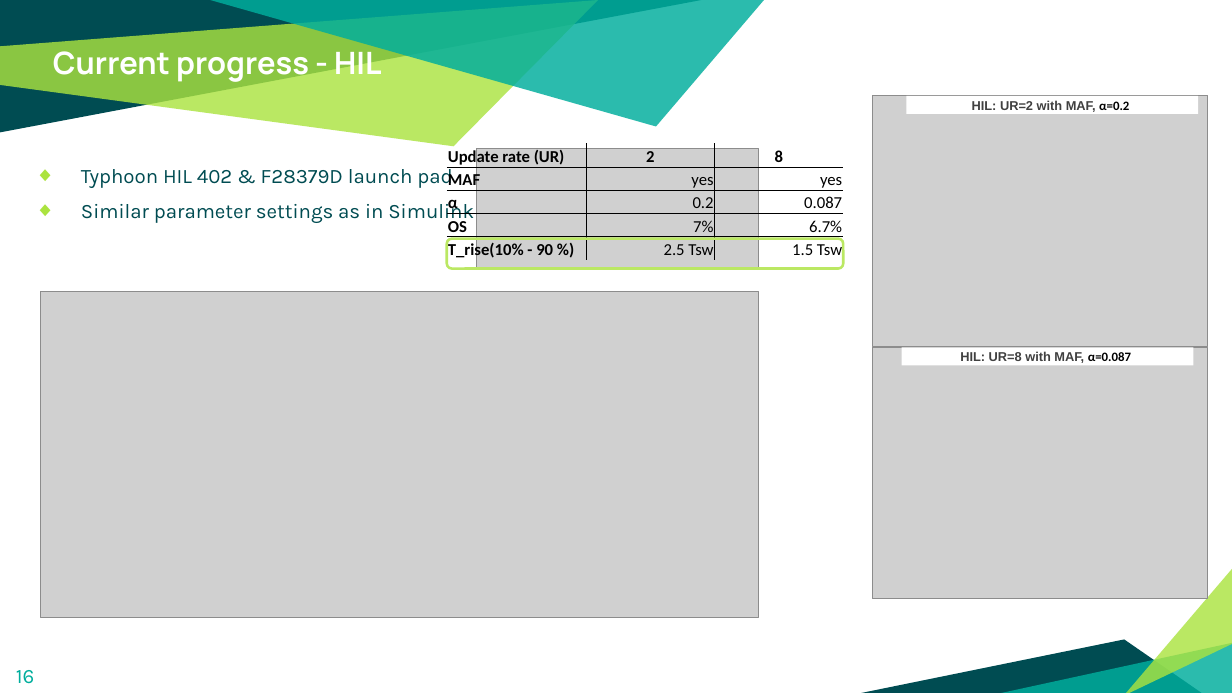
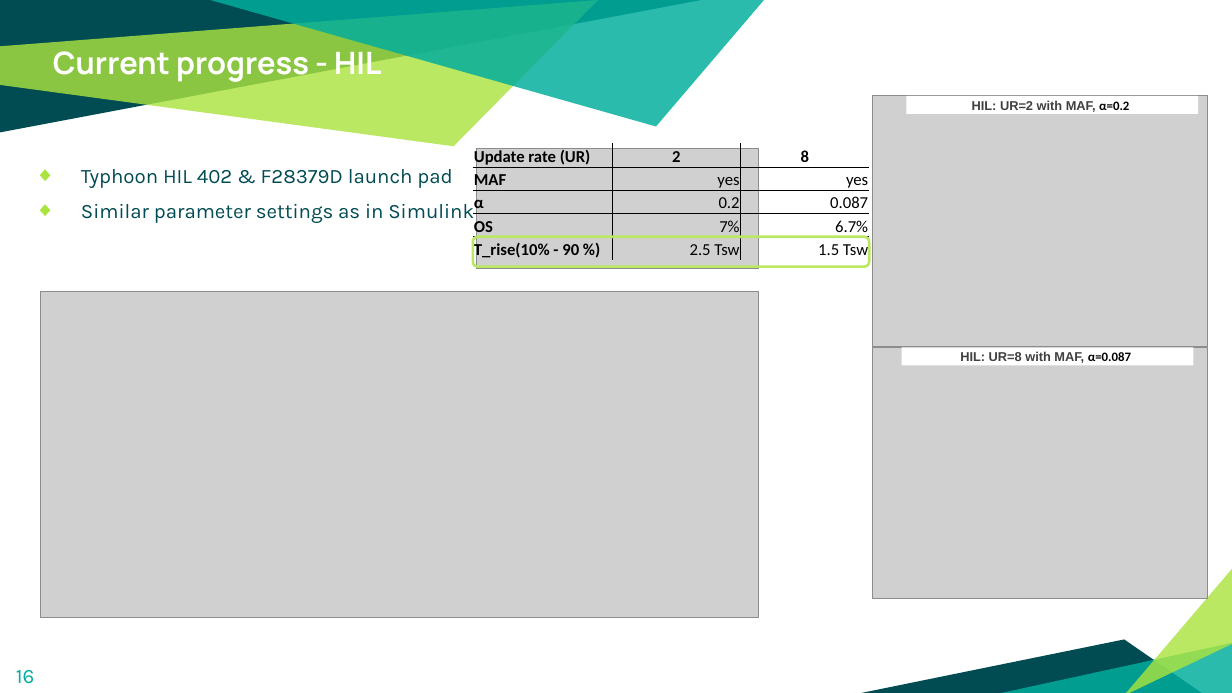
Before and after one commit to Rule2102/DSP_project1, a slide deck: slide 16 of docs/An Improved Current Loop Bandwidth and Axis Decoupling.pptx. Drawn at 1232x693 pixels with LibreOffice and Linux fonts; fonts in the diff are those of the drawing; grey boxes stand for pictures. Boxes give left, top, right and bottom in pixels: in the first picture for what was removed or moved away, otherwise in the second. Text is boxed around its words. In the diff, an @@ line names an element or a change of style, - is before the commit and + after.

```diff
--- a/docs/An Improved Current Loop Bandwidth and Axis Decoupling.pptx
+++ b/docs/An Improved Current Loop Bandwidth and Axis Decoupling.pptx
@@ table: place and size @@
-table at (447,143,844,263)
+table at (473,143,870,263)
@@ rounded rectangle: place and size @@
-rounded rectangle at (447,238,844,268)
+rounded rectangle at (473,237,870,266)
```
Also in this commit, not shown: 3 other slides changed.
